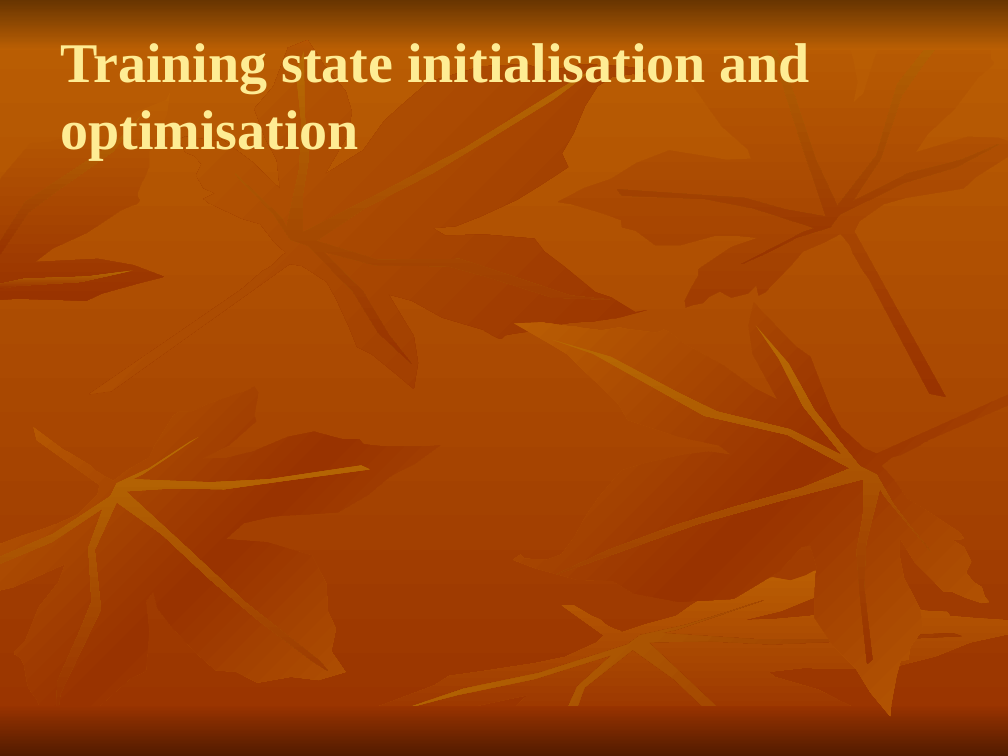
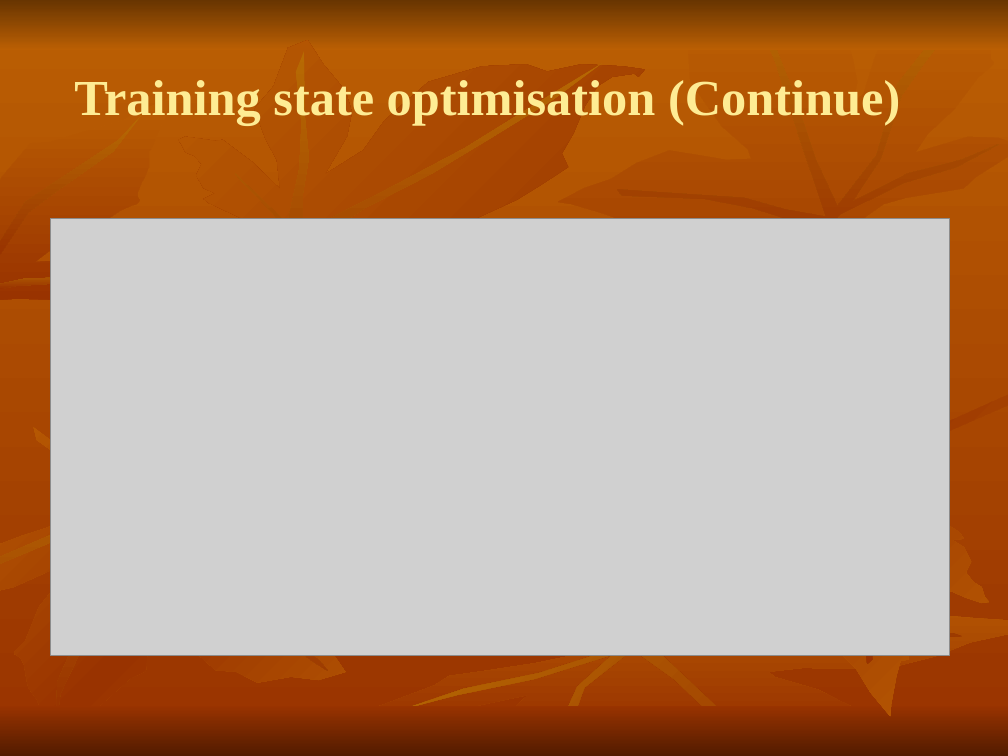
Before and after one commit to shaileshBhokare/honours, a slide deck: slide 19 of Dissertition/report/presentation.ppt (slide 16 before the commit). Drawn at 1008x756 pixels with LibreOffice and Linux fonts; fonts in the diff are those of the drawing; grey boxes stand for pictures. Boxes give left, top, right and bottom in pixels: in the first picture for what was removed or moved away, otherwise in the second. Text is boxed around its words. In the diff, an @@ line names an element or a change of style, - is before the commit and + after.

```diff
--- a/Dissertition/report/presentation.ppt
+++ b/Dissertition/report/presentation.ppt
@@ title at (x1=74, y1=80, x2=900, y2=126): text changed; size 40 to 36 pt @@
-Training state initialisation and optimisation
+Training state optimisation (Continue)
@@ picture added at (x1=50, y1=219, x2=950, y2=655) @@
```
Also in this commit, not shown: 4 other slides changed, 9 slides added, 5 slides removed, 1 other file.
